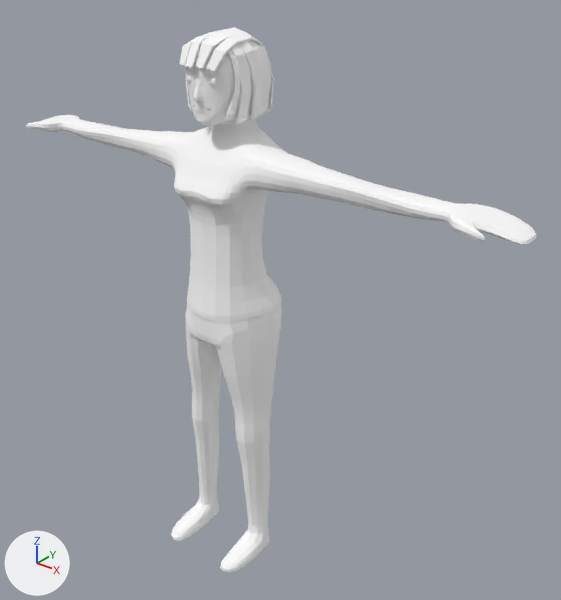
Two versions of the glTF model frontend/assets/models3d/packs/quaternius-fbx/smooth_female_casual.glb, one commit apart.
Before and after are seen from a 50 mm lens placed at (1.63, -1.75, 2.14), pointed at (0.13, 0.12, 0.98). Arrows for +X, +Y and +Z are at lower left; the lights stay in place. The first picture is the older version. Where no turn or scale is listed for an object, it has been applied to the vertices.

Names of what the first picture shows: 'Female'.
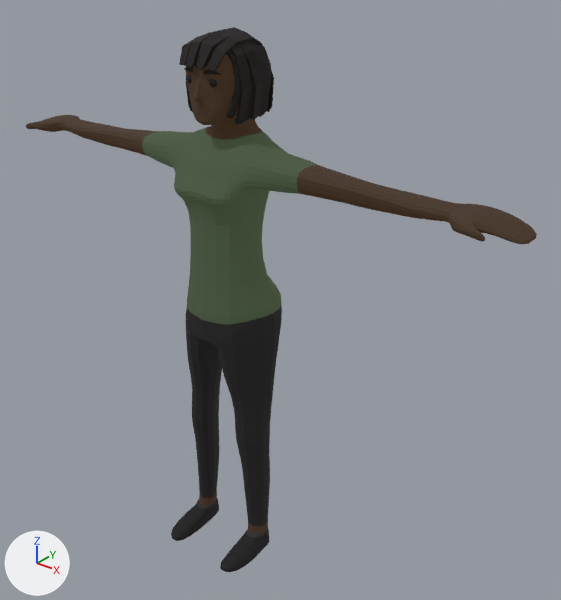
What differs and where, as boxes (x1, y1, x2, y2) in the pictures (561 x 600 px):
'Female', recoloured, surface changed (darker)
    both: (26, 27, 537, 572)

What changed in the scene script:
```text
Change mat_material_0:
    mat_material_0.base_color: (1.0, 1.0, 1.0) -> (0.0288, 0.0443, 0.0207)  # white #ffffff -> dark green #2f3b27
    add mat_material_0.emission_color = (0.0288, 0.0443, 0.0207)  # dark green #2f3b27
    add mat_material_0.emission_strength = 1.0
Change mat_material_1:
    mat_material_1.base_color: (1.0, 1.0, 1.0) -> (0.0257, 0.0124, 0.00502)  # white #ffffff -> brown #2c1d10
    add mat_material_1.emission_color = (0.0257, 0.0124, 0.00502)  # brown #2c1d10
    add mat_material_1.emission_strength = 1.0
Change mat_material_2:
    mat_material_2.base_color: (1.0, 1.0, 1.0) -> (0.00497, 0.00421, 0.00421)  # white #ffffff -> black #0f0e0e
    add mat_material_2.emission_color = (0.00497, 0.00421, 0.00421)  # black #0f0e0e
    add mat_material_2.emission_strength = 1.0
Change mat_material_3:
    mat_material_3.base_color: (1.0, 1.0, 1.0) -> (0.00197, 0.00197, 0.00197)  # white #ffffff -> black #060606
Change mat_material_4:
    mat_material_4.base_color: (1.0, 1.0, 1.0) -> (0.0118, 0.0094, 0.0094)  # white #ffffff -> black #1c1818
    add mat_material_4.emission_strength = 1.0
Change mat_material_6:
    mat_material_6.base_color: (1.0, 1.0, 1.0) -> (0.00256, 0.00121, 0.00102)  # white #ffffff -> black #080403
    add mat_material_6.emission_color = (0.00256, 0.00121, 0.00102)  # black #080403
    add mat_material_6.emission_strength = 1.0
Change mat_material_7:
    mat_material_7.base_color: (1.0, 1.0, 1.0) -> (0.00197, 0.00197, 0.00197)  # white #ffffff -> black #060606
    add mat_material_7.emission_strength = 0.00197
```
